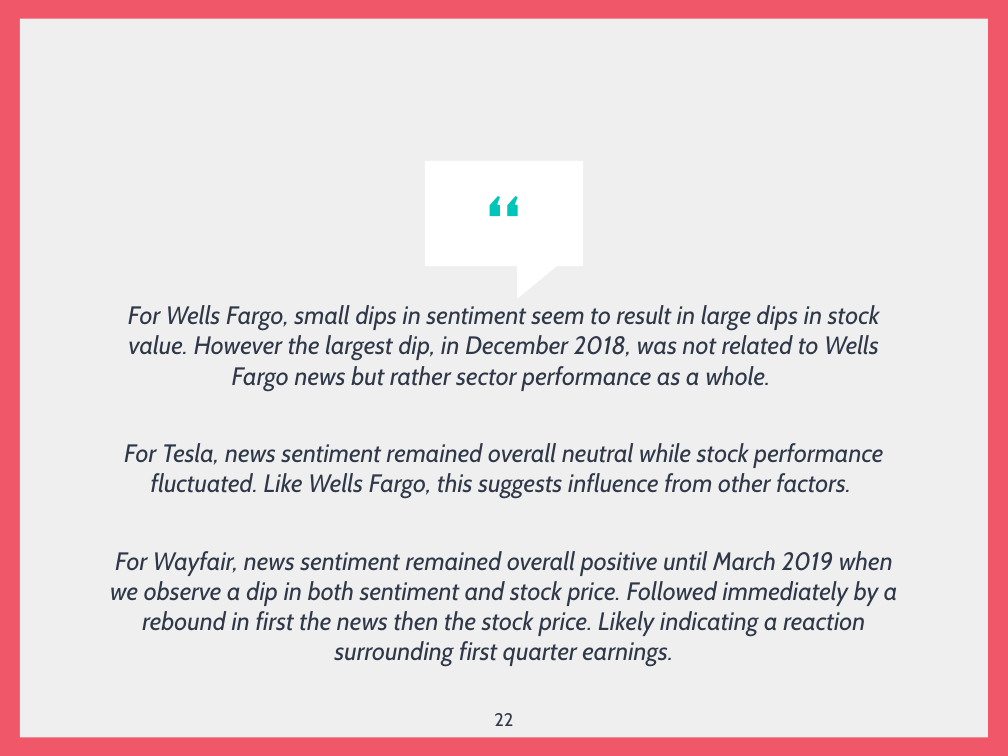
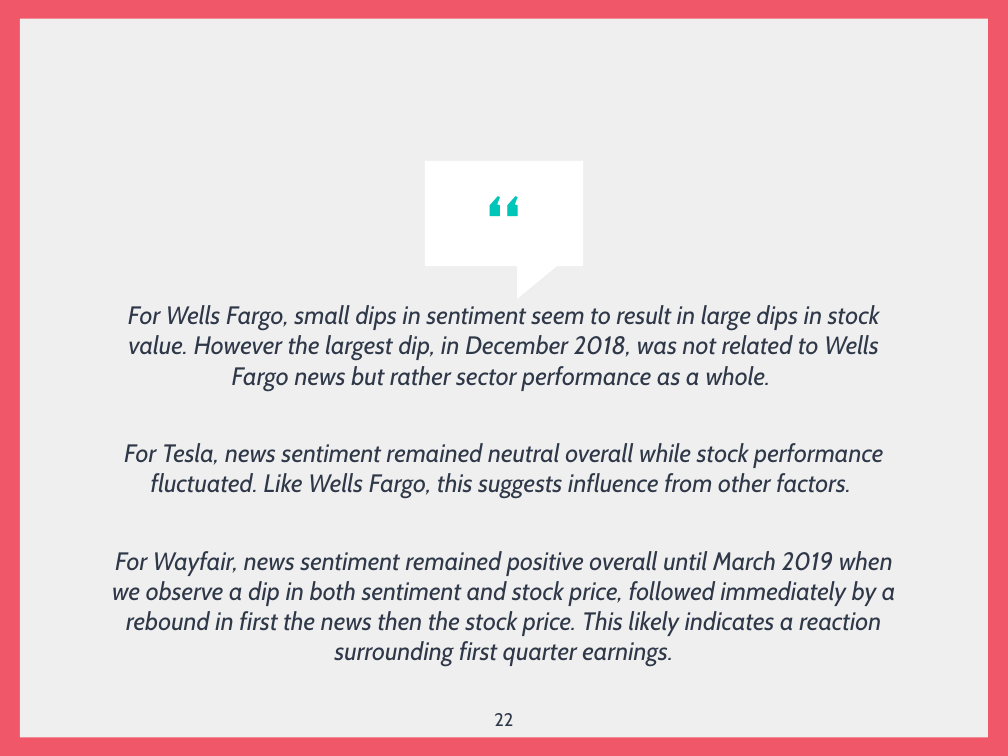
Before and after one commit to jsialcalde/news_project, a slide deck: slide 22 of News Project Presentation.pptx. Drawn at 1008x756 pixels with LibreOffice and Linux fonts; fonts in the diff are those of the drawing. Boxes give left, top, right and bottom in pixels: in the first picture for what was removed or moved away, otherwise in the second. Text is boxed around its words. In the diff, an @@ line names an element or a change of style, - is before the commit and + after.

Commit message:
Final presentation

```diff
--- a/News Project Presentation.pptx
+++ b/News Project Presentation.pptx
@@ text at [112, 443, 896, 666]: text changed @@
-For Tesla, news sentiment remained overall neutral while stock performance fluctuated. Like Wells Fargo, this suggests influence from other factors.
-For Wayfair, news sentiment remained overall positive until March 2019 when we observe a dip in both sentiment and stock price. Followed immediately by a rebound in first the news then the stock price. Likely indicating a reaction surrounding first quarter earnings.
+For Tesla, news sentiment remained neutral overall while stock performance fluctuated. Like Wells Fargo, this suggests influence from other factors.
+For Wayfair, news sentiment remained positive overall until March 2019 when we observe a dip in both sentiment and stock price, followed immediately by a rebound in first the news then the stock price. This likely indicates a reaction surrounding first quarter earnings.
```
Also in this commit, not shown: 1 other slide changed.
